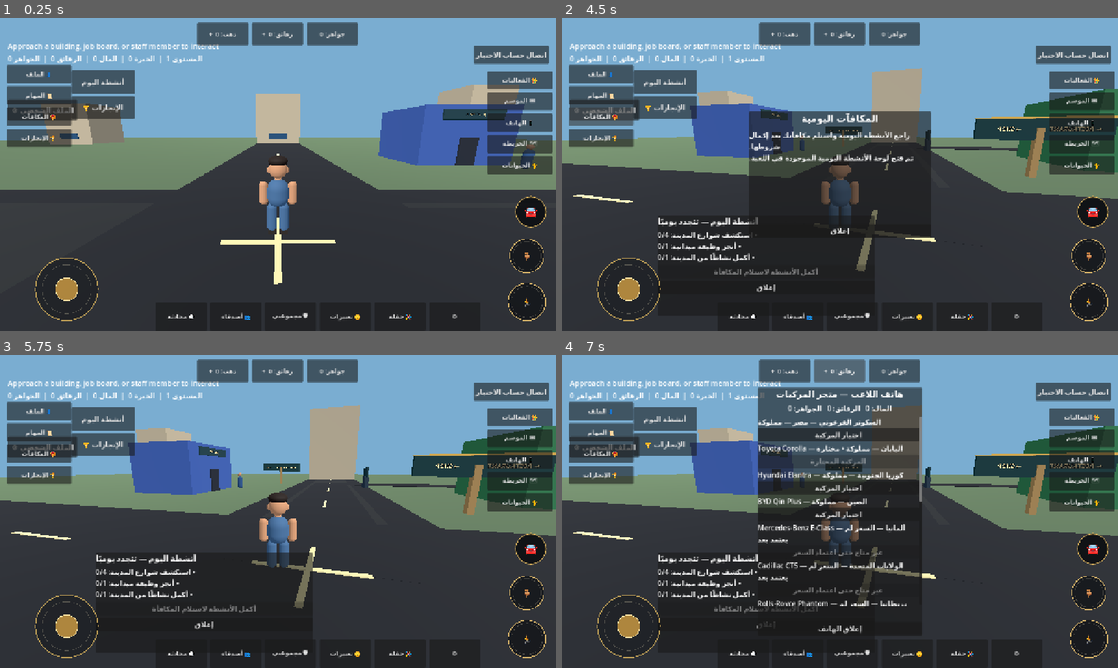
Above: before the commit, frames 1-4 (two rows, left to right).
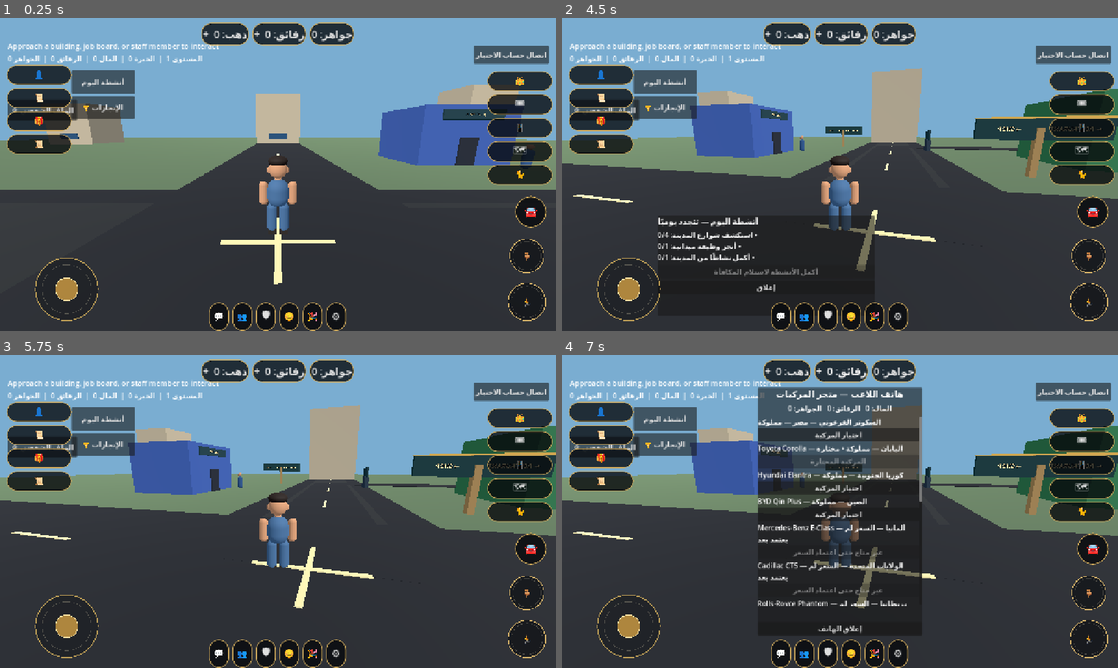
Above: after the commit, the same moments.

Repository: gamalalaraby1988-dotcom/King-Egypt-
Game: Godot game, scene res://scenes/main.tscn
Same seed, same stepped clock (60 frames per second), same inputs: the game is played once before the commit and once after it.
Inputs (mouse positions are in pixels of both pictures, inside the frame that each line leads up to):
- Up to frame 1 (0.25 s): no input
- Up to frame 2 (4.5 s): tap Enter at 0.5 s; move the mouse to (962, 158) at 0.52 s; hold D (move_right) 0.53-1.25 s; hold Shift (sprint) 0.53-1.25 s; click (962, 158) at 0.67 s; drag from (728, 190) to (812, 237) at 1.27 s; click "الإنجازات 🏆" at 2 s; click "إغلاق" at 2.75 s; click "أنشطة اليوم" at 3.5 s; click "الملف الشخصي ⚙" at 4.25 s
- Up to frame 3 (5.75 s): click "إغلاق" at 5 s
- Up to frame 4 (7 s): click "ذهب: 0 +" at 5.75 s; click "رقائق: 0 +" at 6.5 s

The runs differ from the first frame. In frame 1, 10% of the frame differs, in the area x 1-100%, y 1-100%; in frame 2, 16%; in frame 3, 11%; in frame 4, 10%.

Commit message:
Add royal social hub tabs and icon-based gold HUD buttons

Diff:
--- a/scripts/city_hud.gd
+++ b/scripts/city_hud.gd
@@ -48,6 +48,10 @@
 var group_meeting_point_button: Button
 var group_move_button: Button
 var group_member_markers: Dictionary = {}
+var social_popup: PanelContainer
+var social_content: VBoxContainer
+var social_status_label: Label
+var social_active_tab := "friends"
 
 const GROUP_MAX_MEMBERS := 4
 const GROUP_CHAT_MAX_LENGTH := 300
@@ -77,6 +81,7 @@
 	_build_player_interaction_popup()
 	_build_group_popup()
 	_build_group_chat_popup()
+	_build_social_popup()
 	_refresh_wallet()
 	# أدوات اتصال Supabase مرتبطة بحساب الاختبار؛ لا تظهر في نسخ الإنتاج.
 	if OS.is_debug_build():
@@ -191,10 +196,29 @@
 	content.add_child(close)
 
 func _make_button(parent: Control, caption: String, section: String) -> Button:
+	var icons := {
+		"wallet": "◈", "profile": "👤", "missions": "📜", "rewards": "🎁",
+		"events": "👑", "pass": "🎟", "phone": "📱", "map": "🗺",
+		"pets": "🐈", "chat": "💬", "social": "👥", "group": "🛡",
+		"emotes": "😊", "party": "🎉", "settings": "⚙"
+	}
 	var button := Button.new()
-	button.text = caption
-	button.custom_minimum_size = Vector2(118, 42)
-	button.add_theme_font_size_override("font_size", 14)
+	button.text = str(icons.get(section, "•"))
+	button.tooltip_text = caption
+	button.custom_minimum_size = Vector2(46, 46)
+	button.add_theme_font_size_override("font_size", 23)
+	var style := StyleBoxFlat.new()
+	style.bg_color = Color(0.025, 0.035, 0.045, 0.78)
+	style.border_color = Color(0.82, 0.67, 0.36, 0.96)
+	style.set_border_width_all(2)
+	style.set_corner_radius_all(23)
+	style.content_margin_left = 4
+	style.content_margin_right = 4
+	style.content_margin_top = 4
+	style.content_margin_bottom = 4
+	button.add_theme_stylebox_override("normal", style)
+	button.add_theme_stylebox_override("hover", style)
+	button.add_theme_stylebox_override("pressed", style)
 	button.pressed.connect(_on_button_pressed.bind(section))
 	parent.add_child(button)
 	return button
@@ -210,6 +234,9 @@
 
 func _open_section(section: String) -> void:
 	if not SECTIONS.has(section):
+		return
+	if section == "social":
+		_open_social_popup()
 		return
 	if section == "phone":
 		_open_vehicle_store_phone()
@@ -235,6 +262,130 @@
 					city_map.call(method_name)
 					break
 	popup.visible = true
+
+func _build_social_popup() -> void:
+	social_popup = PanelContainer.new()
+	social_popup.name = "SocialHubPopup"
+	social_popup.anchor_left = 0.5
+	social_popup.anchor_right = 0.5
+	social_popup.anchor_top = 0.5
+	social_popup.anchor_bottom = 0.5
+	social_popup.offset_left = -205
+	social_popup.offset_right = 205
+	social_popup.offset_top = -235
+	social_popup.offset_bottom = 235
+	social_popup.visible = false
+	social_popup.mouse_filter = Control.MOUSE_FILTER_STOP
+	var panel_style := StyleBoxFlat.new()
+	panel_style.bg_color = Color(0.035, 0.045, 0.055, 0.98)
+	panel_style.border_color = Color(0.84, 0.69, 0.38, 1.0)
+	panel_style.set_border_width_all(2)
+	panel_style.set_corner_radius_all(22)
+	panel_style.content_margin_left = 14
+	panel_style.content_margin_right = 14
+	panel_style.content_margin_top = 12
+	panel_style.content_margin_bottom = 12
+	social_popup.add_theme_stylebox_override("panel", panel_style)
+	root.add_child(social_popup)
+	var box := VBoxContainer.new()
+	box.add_theme_constant_override("separation", 10)
+	social_popup.add_child(box)
+	var heading := Label.new()
+	heading.text = "التواصل الاجتماعي"
+	heading.horizontal_alignment = HORIZONTAL_ALIGNMENT_CENTER
+	heading.add_theme_font_size_override("font_size", 22)
+	heading.add_theme_color_override("font_color", Color(0.94, 0.82, 0.55))
+	box.add_child(heading)
+	var tabs := HBoxContainer.new()
+	tabs.add_theme_constant_override("separation", 6)
+	box.add_child(tabs)
+	for tab in [{"id":"friends","title":"الأصدقاء"},{"id":"group","title":"المجموعة"},{"id":"public","title":"العامة"}]:
+		var tab_button := Button.new()
+		tab_button.text = str(tab["title"])
+		tab_button.size_flags_horizontal = Control.SIZE_EXPAND_FILL
+		tab_button.custom_minimum_size.y = 42
+		tab_button.pressed.connect(_show_social_tab.bind(str(tab["id"])))
+		tabs.add_child(tab_button)
+	social_content = VBoxContainer.new()
+	social_content.size_flags_vertical = Control.SIZE_EXPAND_FILL
+	social_content.add_theme_constant_override("separation", 8)
+	box.add_child(social_content)
+	social_status_label = Label.new()
+	social_status_label.autowrap_mode = TextServer.AUTOWRAP_WORD_SMART
+	social_status_label.horizontal_alignment = HORIZONTAL_ALIGNMENT_CENTER
+	social_status_label.size_flags_vertical = Control.SIZE_EXPAND_FILL
+	box.add_child(social_status_label)
+	var close := Button.new()
+	close.text = "إغلاق"
+	close.pressed.connect(func(): social_popup.visible = false)
+	box.add_child(close)
+	_show_social_tab("friends")
+
+
+func _open_social_popup() -> void:
+	if not is_instance_valid(social_popup):
+		_build_social_popup()
+	_show_social_tab(social_active_tab)
+	social_popup.visible = true
+	if is_instance_valid(popup):
+		popup.visible = false
+	if is_instance_valid(group_popup):
+		group_popup.visible = false
+	if is_instance_valid(group_chat_popup):
+		group_chat_popup.visible = false
+
+
+func _show_social_tab(tab: String) -> void:
+	social_active_tab = tab
+	if not is_instance_valid(social_content):
+		return
+	for child in social_content.get_children():
+		child.queue_free()
+	if is_instance_valid(social_status_label):
+		social_status_label.text = ""
+	if tab == "friends":
+		var heading := Label.new()
+		heading.text = "الأصدقاء"
+		heading.horizontal_alignment = HORIZONTAL_ALIGNMENT_CENTER
+		social_content.add_child(heading)
+		var hint := Label.new()
+		hint.text = "ستظهر قائمة الأصدقاء وطلبات الصداقة هنا عند تفعيل اتصال الحسابات."
+		hint.autowrap_mode = TextServer.AUTOWRAP_WORD_SMART
+		hint.horizontal_alignment = HORIZONTAL_ALIGNMENT_CENTER
+		social_content.add_child(hint)
+		if is_instance_valid(social_status_label):
+			social_status_label.text = "واجهة الأصدقاء جاهزة؛ بيانات الأصدقاء الحقيقية تحتاج خدمة الحسابات المتصلة."
+	elif tab == "group":
+		var heading := Label.new()
+		heading.text = "أعضاء المجموعة"
+		heading.horizontal_alignment = HORIZONTAL_ALIGNMENT_CENTER
+		social_content.add_child(heading)
+		for member in group_members:
+			var row := Label.new()
+			row.text = ("👑 " if bool(member.get("is_leader", false)) else "👤 ") + str(member.get("display_name", "لاعب"))
+			social_content.add_child(row)
+		var count := Label.new()
+		count.text = "الأعضاء: %d/%d" % [group_members.size(), GROUP_MAX_MEMBERS]
+		count.horizontal_alignment = HORIZONTAL_ALIGNMENT_CENTER
+		social_content.add_child(count)
+		var chat := Button.new()
+		chat.text = "محادثة المجموعة"
+		chat.pressed.connect(_open_group_chat)
+		social_content.add_child(chat)
+		if is_instance_valid(social_status_label):
+			social_status_label.text = "عرض المجموعة الحالية محليًا؛ دعوات الأعضاء ومزامنتهم تحتاج اتصال الخادم."
+	elif tab == "public":
+		var heading := Label.new()
+		heading.text = "المحادثة العامة"
+		heading.horizontal_alignment = HORIZONTAL_ALIGNMENT_CENTER
+		social_content.add_child(heading)
+		var hint := Label.new()
+		hint.text = "ستظهر رسائل لاعبي المدينة هنا عند تشغيل خدمة المحادثة العامة."
+		hint.autowrap_mode = TextServer.AUTOWRAP_WORD_SMART
+		hint.horizontal_alignment = HORIZONTAL_ALIGNMENT_CENTER
+		social_content.add_child(hint)
+		if is_instance_valid(social_status_label):
+			social_status_label.text = "واجهة العامة موضوعة؛ الإرسال والاستقبال الفعليان غير متصلين بعد."
 
 func _open_vehicle_store_phone() -> void:
 	if is_instance_valid(popup):
